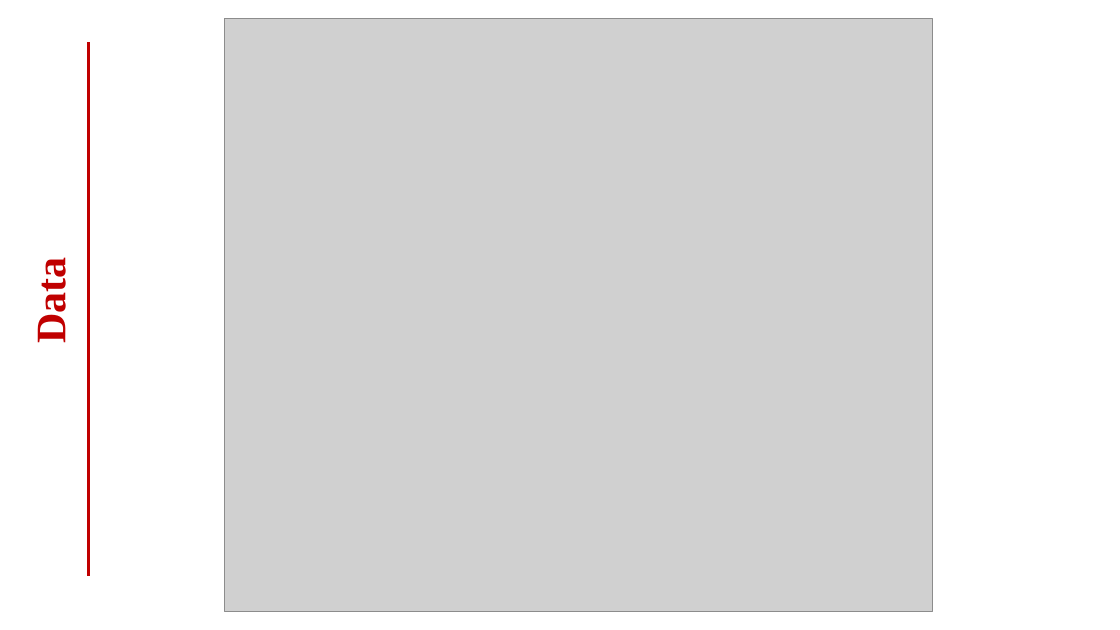
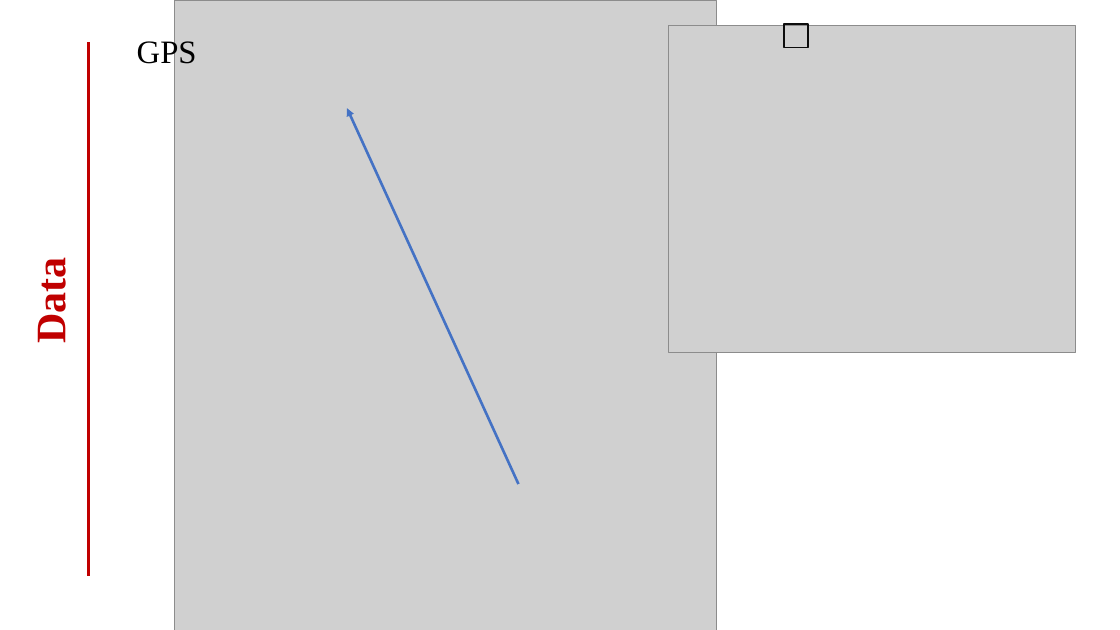
Before and after one commit to YinQingYuanQue/GPS_data_exploration, a slide deck: slide 15 of Presentation/0321.pptx (slide 3 before the commit). Drawn at 1120x630 pixels with LibreOffice and Linux fonts; fonts in the diff are those of the drawing; grey boxes stand for pictures. Boxes give left, top, right and bottom in pixels: in the first picture for what was removed or moved away, otherwise in the second. Text is boxed around its words. In the diff, an @@ line names an element or a change of style, - is before the commit and + after.

```diff
--- a/Presentation/0321.pptx
+++ b/Presentation/0321.pptx
@@ picture: place and size @@
-picture at bbox=[224, 18, 932, 612]
+picture at bbox=[175, 0, 717, 630]
@@ picture added at bbox=[669, 26, 1076, 352] @@
@@ rectangle added at bbox=[784, 24, 807, 48], outline #0D0D0D 1.5 pt @@
@@ text added at bbox=[137, 38, 197, 70], 28 pt, text #000000 @@
+GPS
@@ arrow added from (518, 484) to (347, 108), #4472C4 2.25 pt @@
```
Also in this commit, not shown: 2 other slides changed, 20 slides added, 10 slides removed.
